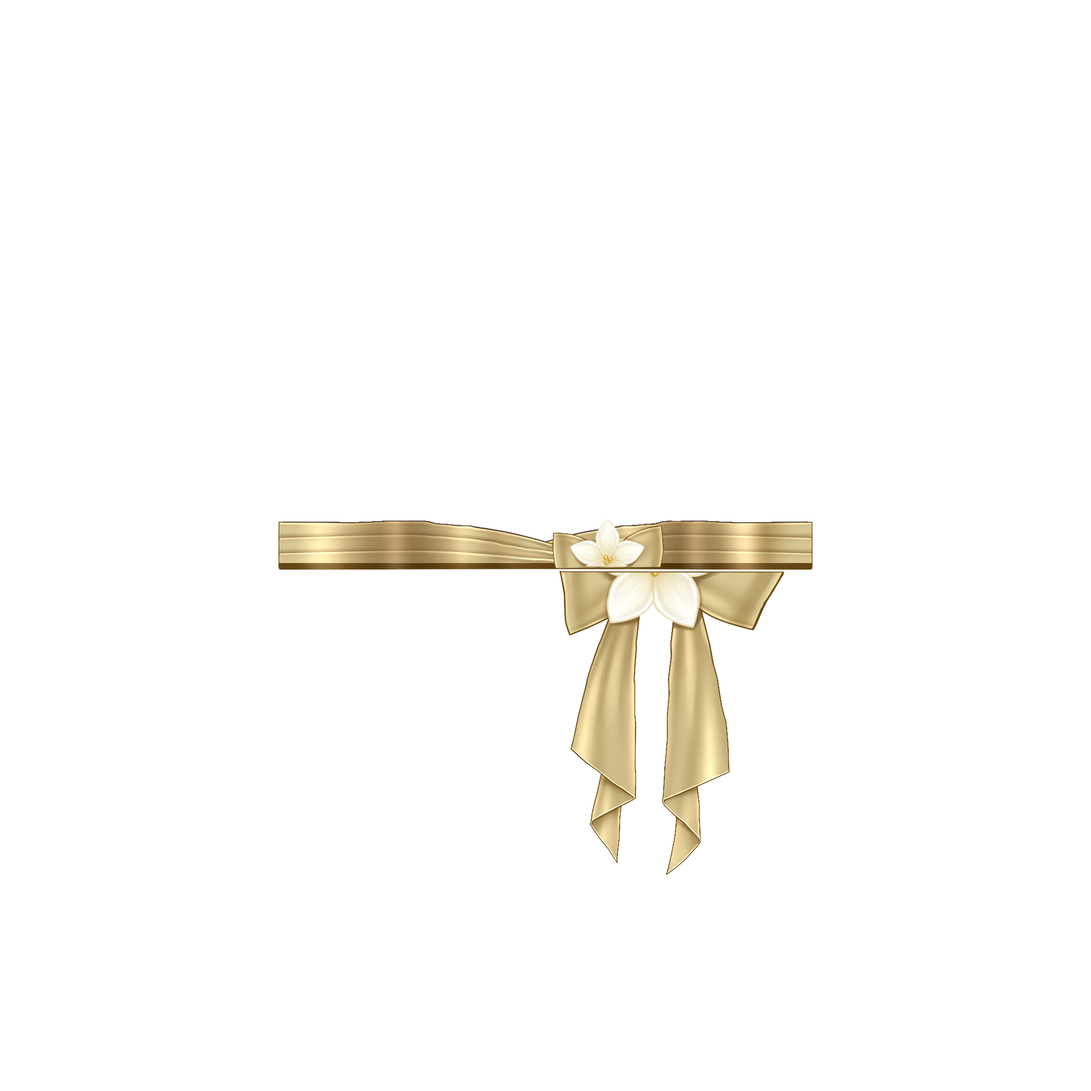
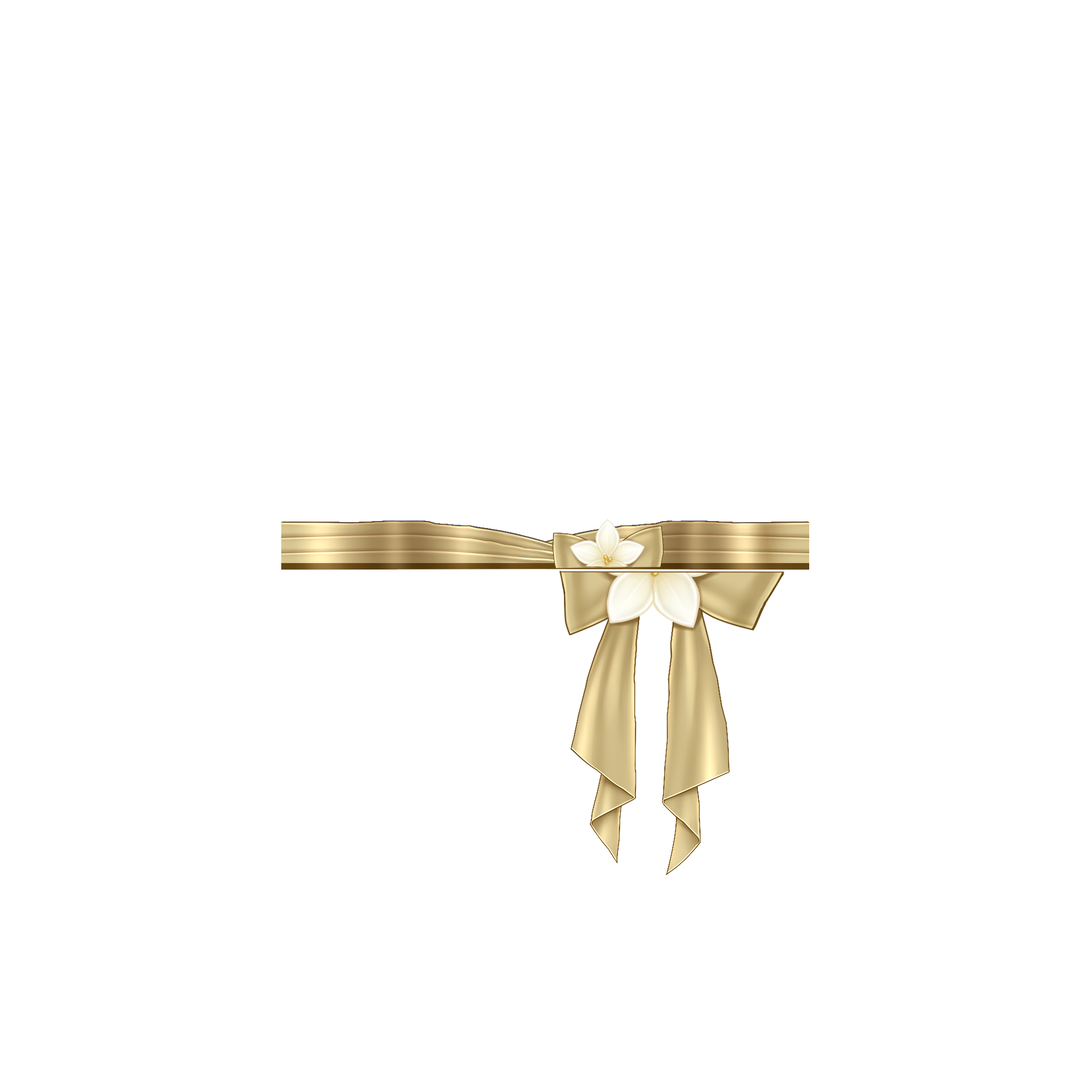
Before/after of a 1091px x 1091px layered artwork. What changed in the layer stack:
painted on "Layer 2" over [278, 521, 814, 571]
